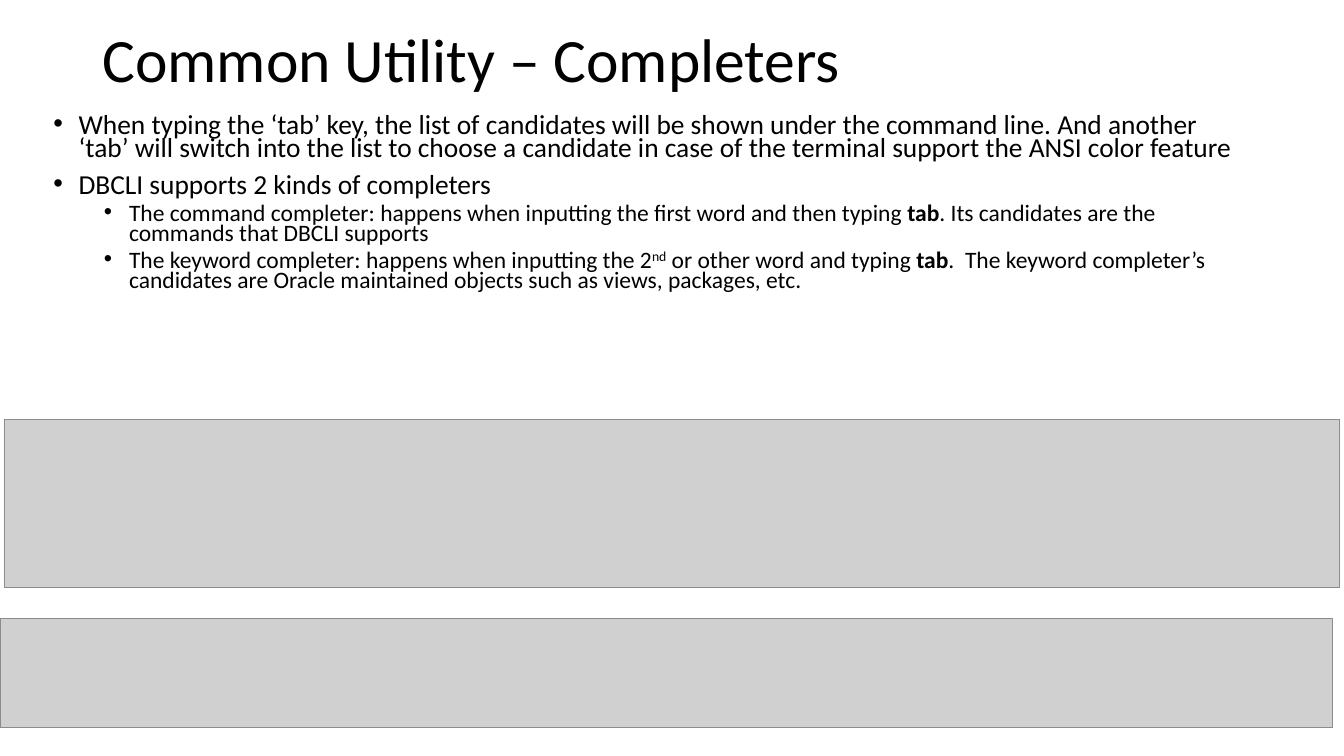
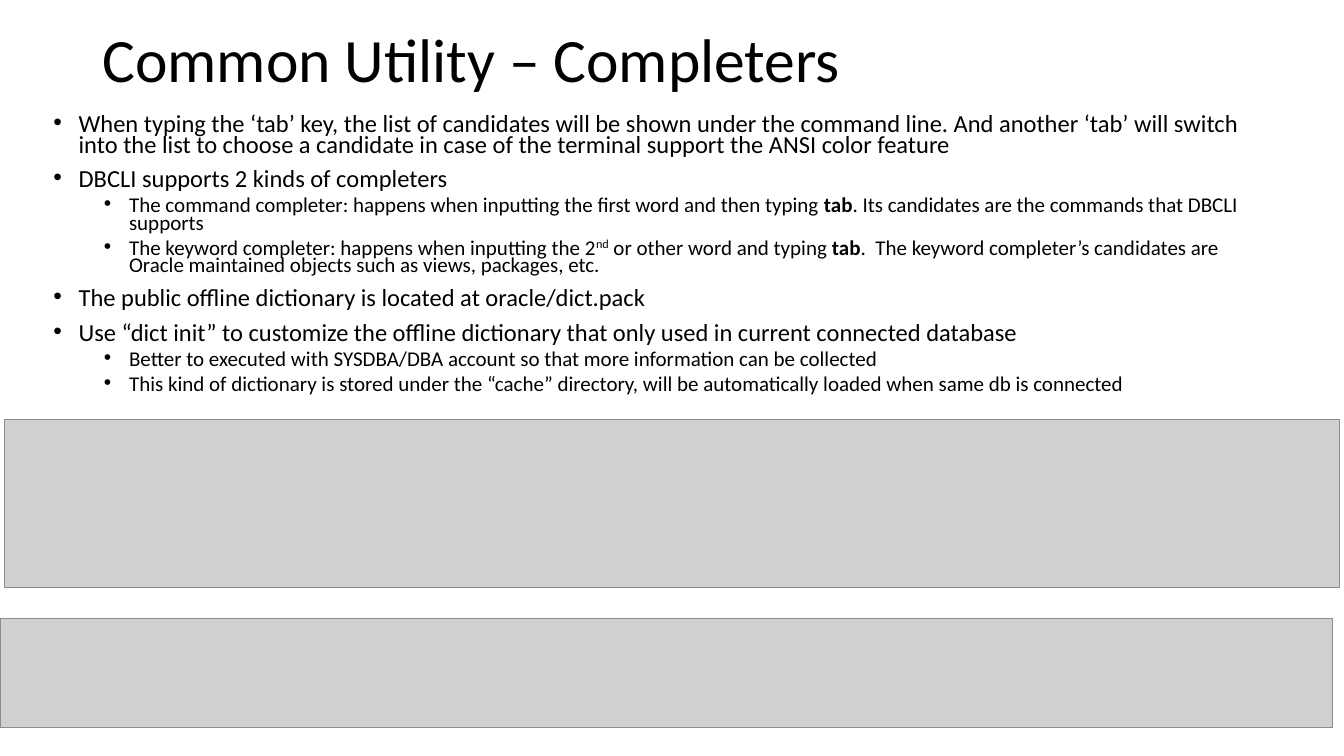
Before and after one commit to hyee/dbcli, a slide deck: slide 13 of docs/dbcli.pptx. Drawn at 1344x756 pixels with LibreOffice and Linux fonts; fonts in the diff are those of the drawing; grey boxes stand for pictures. Boxes give left, top, right and bottom in pixels: in the first picture for what was removed or moved away, otherwise in the second. Text is boxed around its words. In the diff, an @@ line names an element or a change of style, - is before the commit and + after.

```diff
--- a/docs/dbcli.pptx
+++ b/docs/dbcli.pptx
@@ text at [79, 114, 1238, 276]: size 19.6 to 17.5 pt in "When typing the ‘tab’ key, the list ...", "DBCLI supports 2 kinds of completers"; size 16.8 to 15 pt in "The command completer: happens when inputting the ...", "The keyword completer: happens when inputting the ..." @@
@@ text at [79, 289, 1122, 395]: paragraphs added @@
+• The public offline dictionary is located at oracle/dict.pack
+• Use “dict init” to customize the offline dictionary that only used in current connected database
+  • Better to executed with SYSDBA/DBA account so that more information can be collected
+  • This kind of dictionary is stored under the “cache” directory, will be automatically loaded when same db is connected
```
Also in this commit, not shown: 1 slide added, 2 other files.
